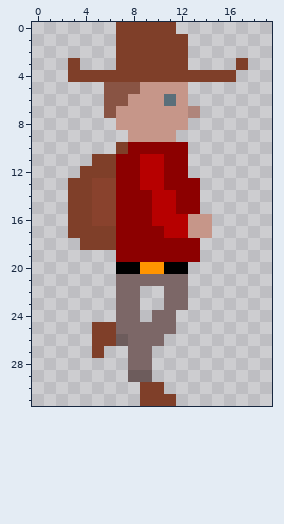
File history of a pixel-art sprite, peli/AlienEscape/Content/pelaaja1_3.png. Above is the file before it was changed.
The file is 20x32 pixels. Colours within 5 levels of each other are drawn and written as one.
New version:
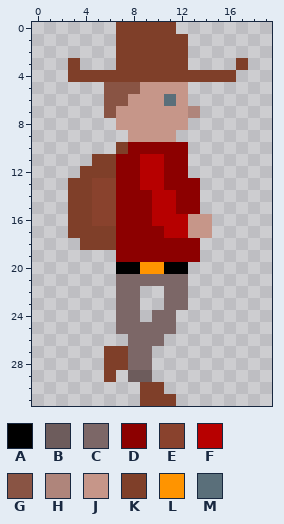
Palette (. is transparent): A #000000  B #6d5c5c  C #7c6767  D #8c0000  E #89422d  F #b70000  G #895444  H #af857b  J #c69689  K #7f3f29  L #ff9400  M #5a6f7a
Diff:
y 25: x 5..6 KK -> ..
y 26: x 5..7 KKB -> ...
y 27: x 5..7 K.. -> .KK
y 28: x 6..7 .. -> KK
y 29: x 6 . -> K
